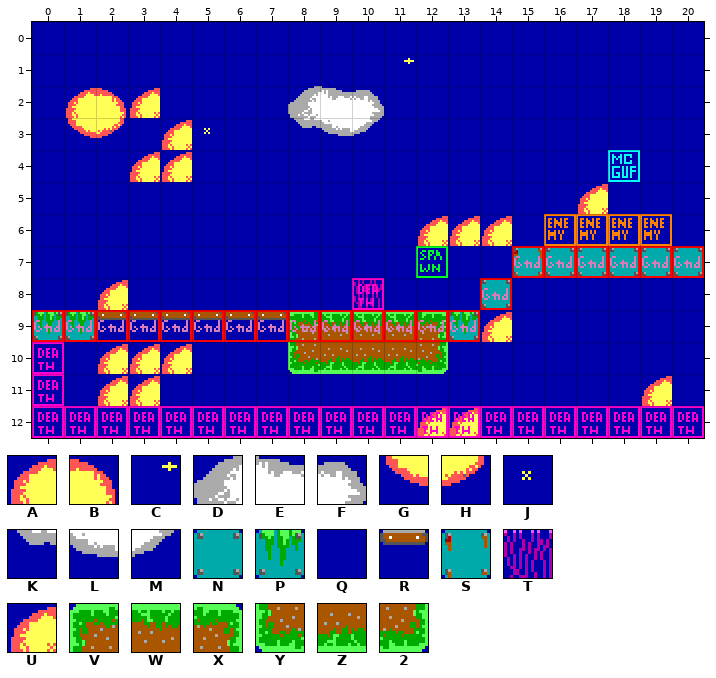
A Tiled map gets an edit: levels/0502.tmx. Above, as it was before the edit.
Cells are 16x16 px. Shown: x 0..20, y 0..12.
Key: from "Tileset": A 0, B 1, C 2, D 4, E 5, F 6, G 20, H 21, J 22, K 24, L 25, M 26, N 40, P 41, Q 44, R 45, S 60, T 61, U 80, V 81, W 82, X 83, Y 181, Z 182, 2 183.
_ is an empty cell.
Layers that did not change in this view are not listed.
Layer "bg" before, first column x 0:
 0 QQQQQQQQQQQQQQQQQQQQQ
 1 QQQQQQQQQQQCQQQQQQQQQ
 2 QABUQQQQDEFQQQQQQQQQQ
 3 QGHQUJQQKLMQQQQQQQQQQ
 4 QQQUUQQQQQQQQQQQQQQQQ
 5 QQQQQQQQQQQQQQQQQUQQQ
 6 QQQQQQQQQQQQUUUQQQQQQ
 7 QQQQQQQQQQQQQQQSNNNNN
 8 QQUQQQQQQQTQQQNQQQQQQ
 9 PPRRRRRRVWWWXPUQQQQQQ
10 QQUUUQQQYZZZ2QQQQQQQQ
11 QQUUQQQQQQQQQQQQQQQUQ
12 QQQQQQQQQQQQUUQQQQQQQ
After:
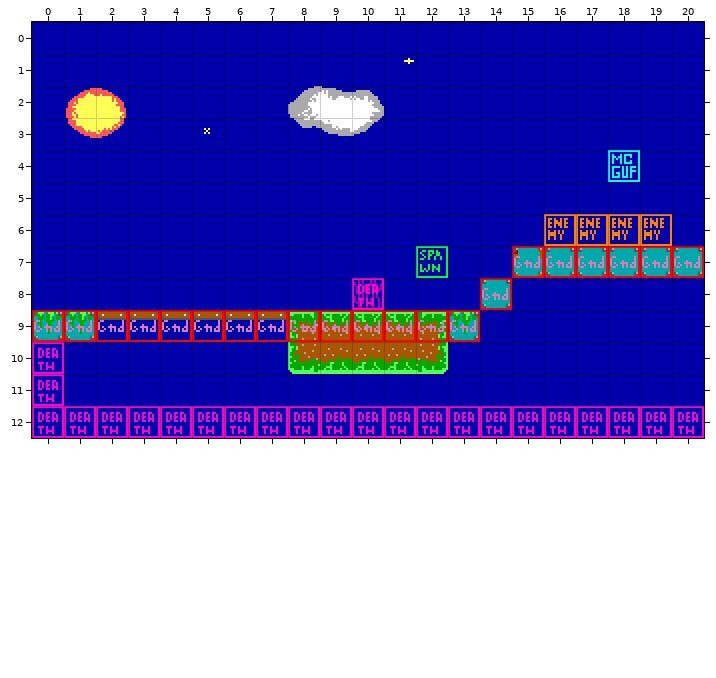
Edits made:
Layer "bg":
y 2: x 3 U -> Q
y 3: x 4 U -> Q
y 4: x 3..4 UU -> QQ
y 5: x 17 U -> Q
y 6: x 12..14 UUU -> QQQ
y 8: x 2 U -> Q
y 9: x 14 U -> Q
y 10: x 2..4 UUU -> QQQ
y 11: x 2..3 UU -> QQ; x 19 U -> Q
y 12: x 12..13 UU -> QQ
Pixel boxes of the changes (left, top, right, bottom) in both pictures:
changed: (130, 88, 192, 182)
changed: (578, 184, 608, 214)
changed: (418, 216, 512, 246)
changed: (98, 280, 128, 310)
changed: (482, 312, 512, 342)
changed: (98, 344, 192, 406)
changed: (642, 376, 672, 406)
changed: (418, 408, 478, 436)
